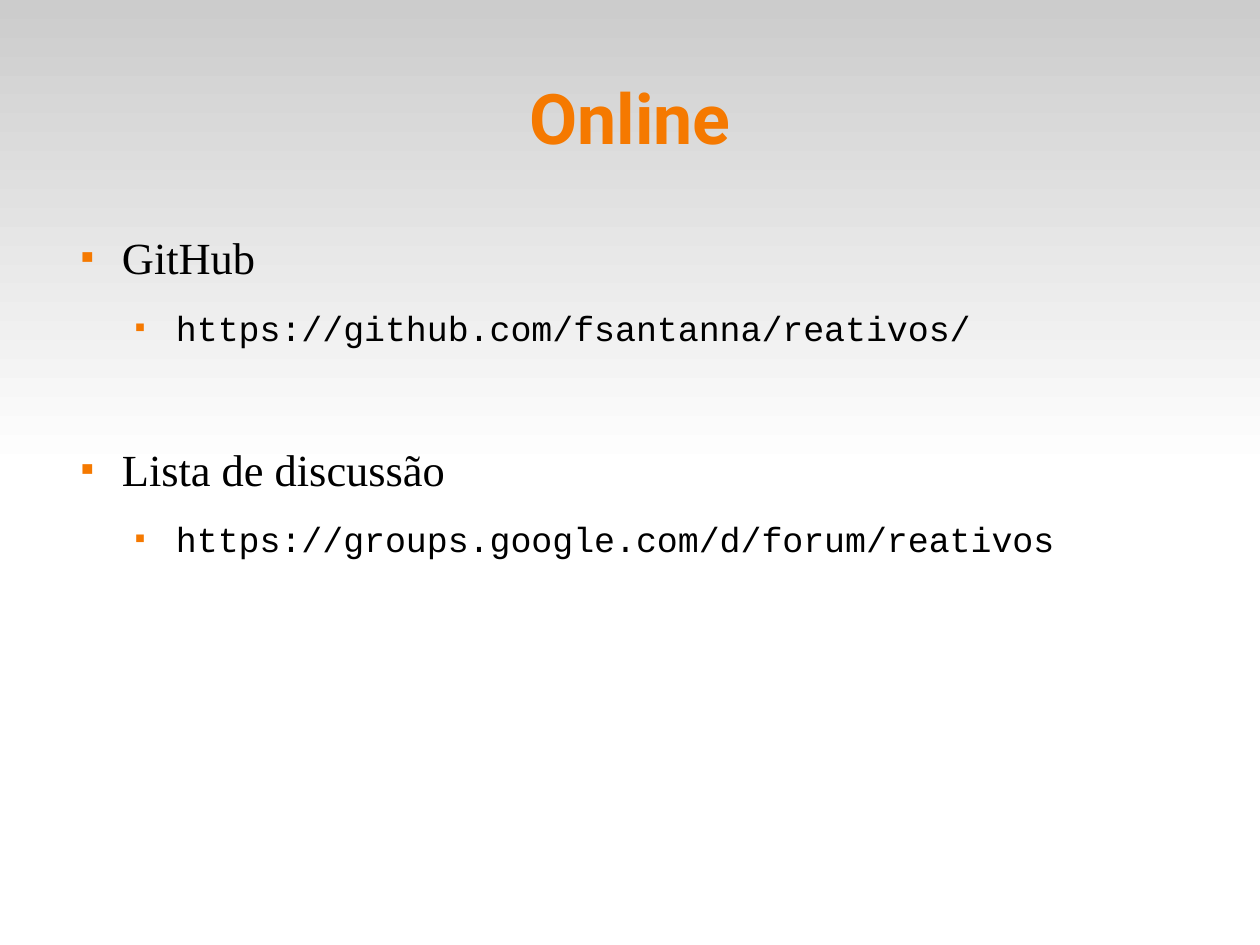
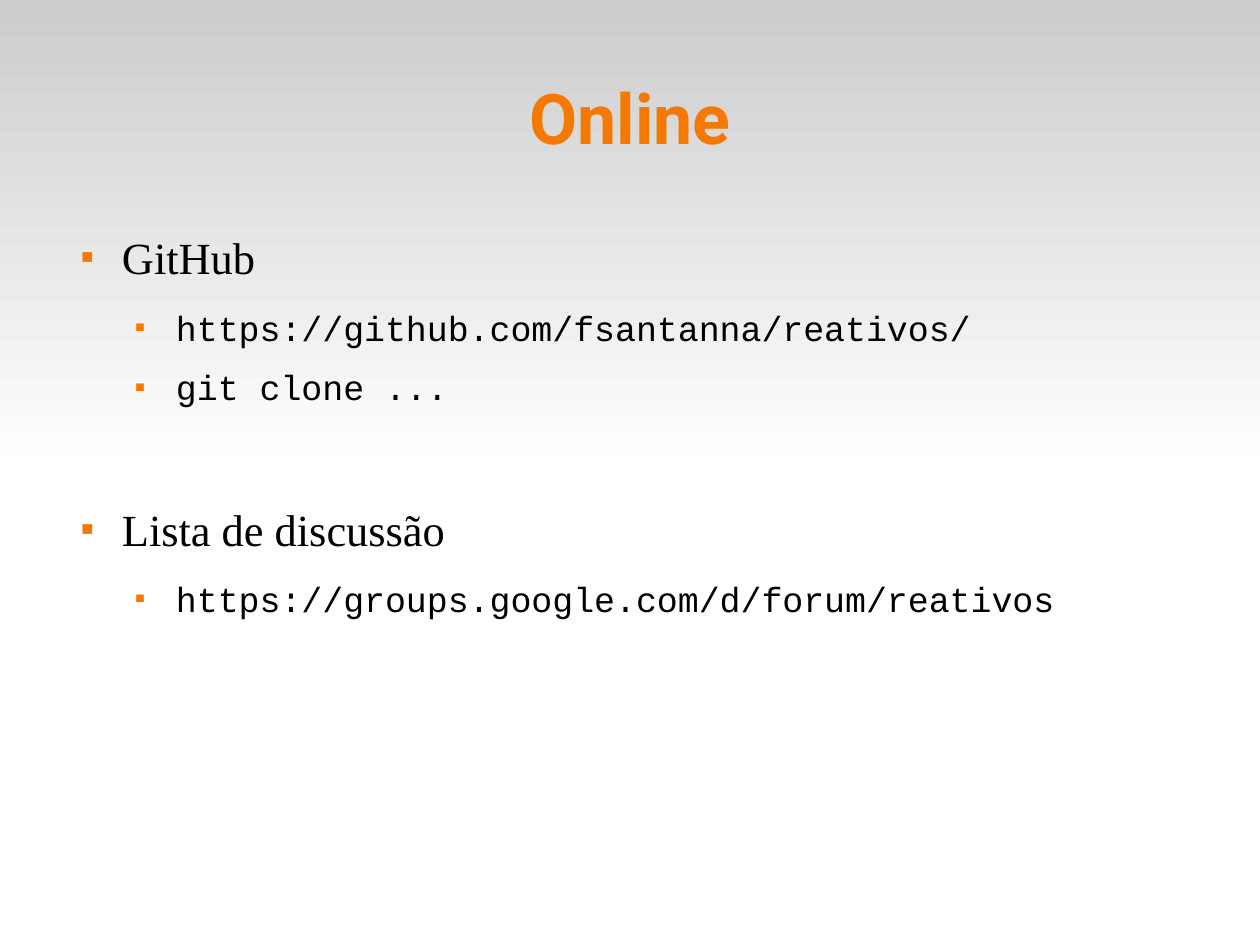
Before and after one commit to fsantanna-uerj/reativos, a slide deck: slide 6 of slides/00_intro.odp. Drawn at 1260x945 pixels with LibreOffice and Linux fonts; fonts in the diff are those of the drawing. Boxes give left, top, right and bottom in pixels: in the first picture for what was removed or moved away, otherwise in the second. Text is boxed around its words. In the diff, an @@ line names an element or a change of style, - is before the commit and + after.

```diff
--- a/slides/00_intro.odp
+++ b/slides/00_intro.odp
@@ text at <box>176,376,365,408</box>: paragraph added @@
+  ■ git clone ...
```
Also in this commit, not shown: 1 other slide changed, 14 other files.
